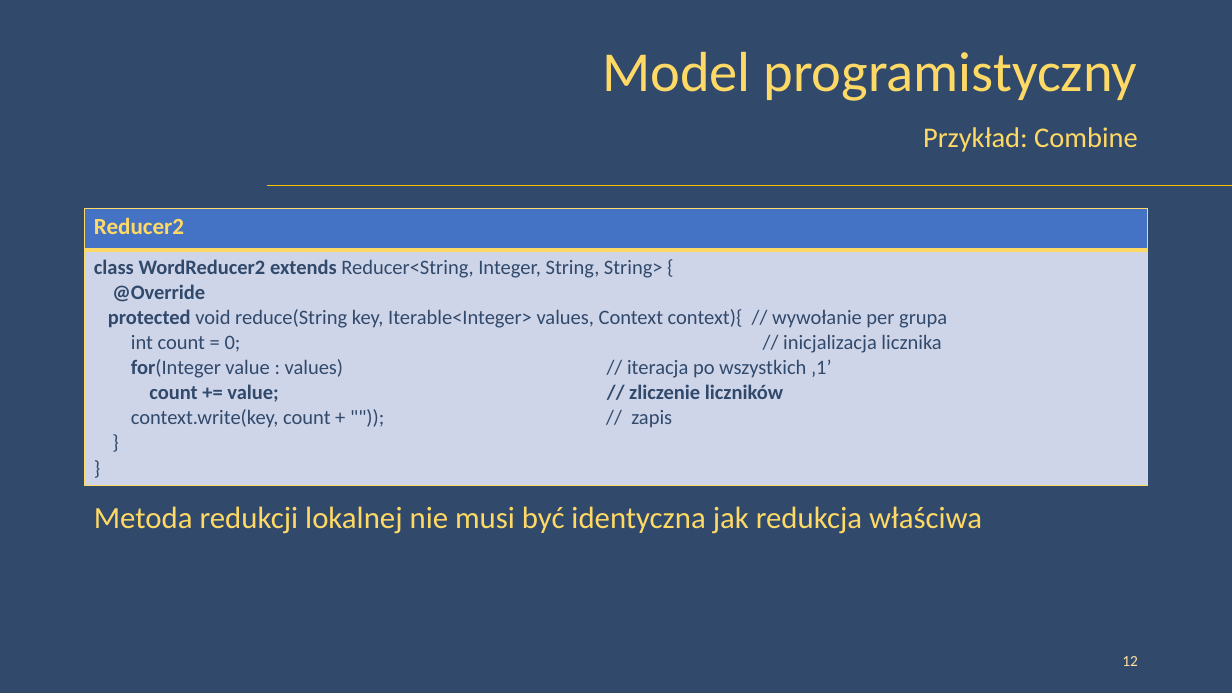
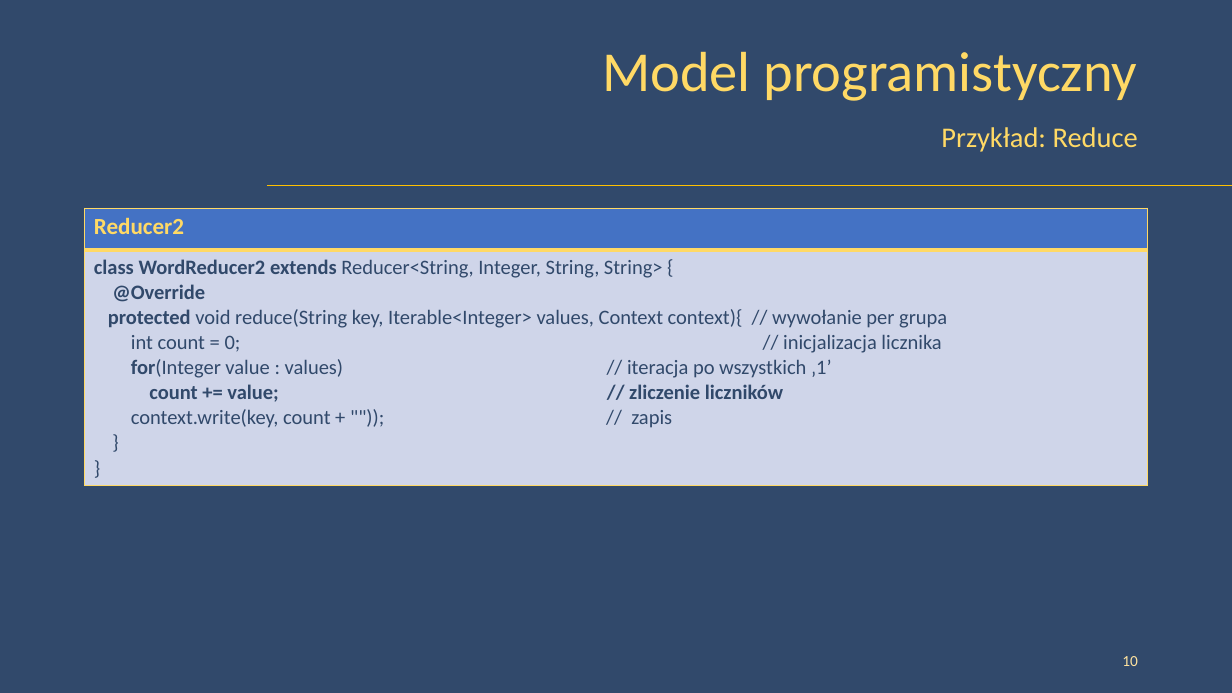
Before and after one commit to peczwy/DbConf2015, a slide deck: slide 10 of DbConf - Złączenia w modelu MapReduce - Lite.pptx (slide 12 before the commit). Drawn at 1232x693 pixels with LibreOffice and Linux fonts; fonts in the diff are those of the drawing; background and template pictures are left out. Boxes give left, top, right and bottom in pixels: in the first picture for what was removed or moved away, otherwise in the second. Text is boxed around its words. In the diff, an @@ line names an element or a change of style, - is before the commit and + after.

```diff
--- a/DbConf - Złączenia w modelu MapReduce - Lite.pptx
+++ b/DbConf - Złączenia w modelu MapReduce - Lite.pptx
@@ text at [941, 127, 1138, 152]: text changed @@
-Przykład: Combine
+Przykład: Reduce
@@ text removed at [94, 506, 982, 534] @@
-Metoda redukcji lokalnej nie musi być identyczna jak redukcja właściwa
@@ page number at [1122, 656, 1138, 666]: text changed @@
-12
+10
```
Also in this commit, not shown: 3 other slides changed, 8 slides removed, 1 other file.
